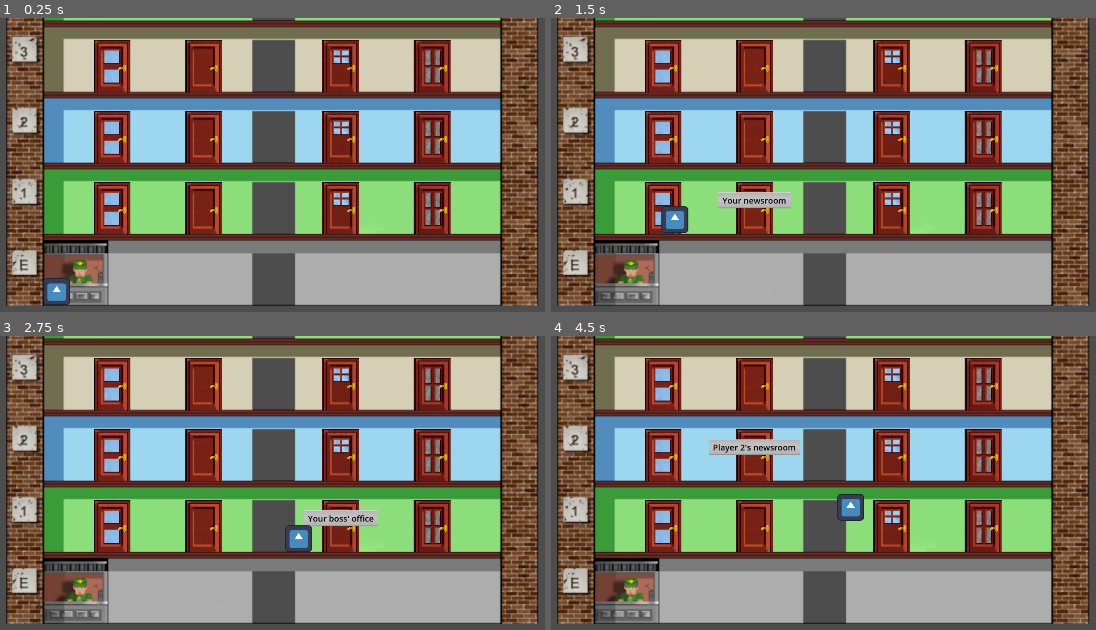
Above: before the commit, frames 1-4 (two rows, left to right).
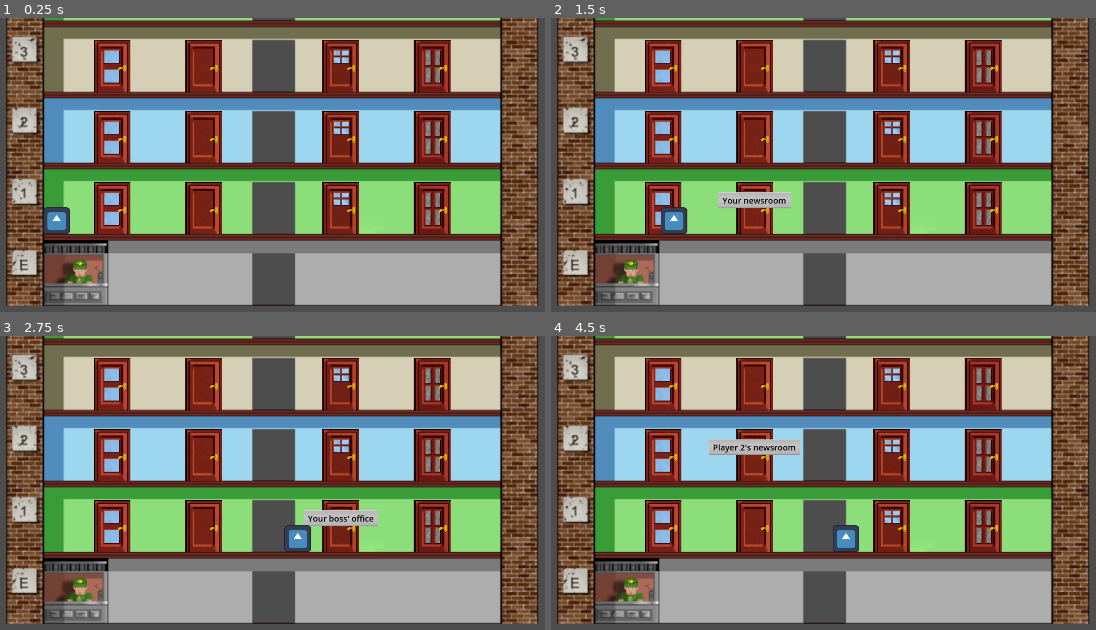
Above: after the commit, the same moments.

Repository: Gitter-MI/4.3-test-project
Game: Godot game, scene res://Main.tscn
The game is run twice, just before and just after one commit, with the same random seed, the same clock (stepped at 60 frames per second) and the same inputs. The engine's default icon, where the game draws it, is replaced by a stand-in: a white triangle on a blue panel in a dark square.
Inputs (mouse positions are in pixels of both pictures, inside the frame that each line leads up to):
- Up to frame 1 (0.25 s): no input
- Up to frame 2 (1.5 s): tap Enter at 0.5 s; move the mouse to (665, 209) at 0.52 s; click (665, 209) at 0.67 s; move the mouse to (752, 209) at 1.27 s; click (752, 209) at 1.42 s
- Up to frame 3 (2.75 s): move the mouse to (343, 527) at 2.02 s; click (343, 527) at 2.17 s
- Up to frame 4 (4.5 s): move the mouse to (981, 527) at 2.77 s; click (981, 527) at 2.92 s; move the mouse to (665, 456) at 3.52 s; click (665, 456) at 3.67 s; move the mouse to (752, 456) at 4.27 s; click (752, 456) at 4.42 s

The runs differ from the first frame. In frame 1, 0.9% of the frame differs, in the area x 7-13%, y 64-98%; in frame 2, 0.2%; in frame 3, 0.1%; in frame 4, 0.8%.

Commit message:
player behavior base

Diff:
--- a/player.gd
+++ b/player.gd
@@ -1,8 +1,11 @@
-# player.gd
 extends Node2D
 
 var target_position: Vector2
-var speed: float = 400.0  # Adjust the speed as needed
+var stored_target_position: Vector2 = Vector2.ZERO  # Changed from `null` to `Vector2.ZERO`
+var has_stored_position: bool = false              # Added from the first script
+var target_floor_number: int = -1
+var current_floor_number: int = -1
+var speed: float = 400.0
 
 func _ready():
 	set_initial_position()
@@ -10,15 +13,13 @@
 	target_position = global_position
 
 func set_initial_position():
-	# Find floor 0 from the "floors" group
+	# Find floor 1 from the "floors" group
 	var floors = get_tree().get_nodes_in_group("floors")
 	for building_floor in floors:
-		if building_floor.floor_number == 0:
-			# Get collision bounds of floor 0
+		if building_floor.floor_number == 1:
+			# Get collision bounds of floor 1
 			var edges = get_collision_bounds(building_floor)
 			var left_edge_x = edges.left
-			var _right_edge_x = edges.right
-			var _top_edge_y = edges.top
 			var bottom_edge_y = edges.bottom
 
 			# Get the player's sprite dimensions
@@ -27,10 +28,12 @@
 
 			# Set the player's starting position
 			global_position = Vector2(
-				left_edge_x + sprite_width / 2,  # Align left edge of sprite with left edge of collision area
-				bottom_edge_y - sprite_height / 2   # Place bottom of sprite at top edge of collision area
+				left_edge_x + sprite_width / 2,
+				bottom_edge_y - sprite_height / 2
 			)
-			# Break the loop once floor 0 is found and position is set
+			# Set the current floor number
+			current_floor_number = building_floor.floor_number
+			# Break the loop once floor 1 is found and position is set
 			break
 
 func get_collision_bounds(building_floor):
@@ -70,13 +73,49 @@
 	elif click_position.x > edges.right - sprite_width / 2:
 		adjusted_x = edges.right - sprite_width / 2
 
-	# The y-position is set to align the bottom of the sprite with the top edge of the collision area
+	# The y-position is set to align the bottom of the sprite with the floor
 	var adjusted_y = edges.bottom - sprite_height / 2
 
 	return Vector2(adjusted_x, adjusted_y)
 
+func get_current_floor():
+	# Create the physics query
+	var query = PhysicsPointQueryParameters2D.new()
+	query.position = global_position
+	query.collision_mask = 1
+	query.collide_with_areas = true  # Detect Area2D nodes
+	query.collide_with_bodies = false  # We only want to detect areas
+
+	# Get the physics state and perform the intersection test
+	var space_state = get_world_2d().direct_space_state
+	var results = space_state.intersect_point(query)
+
+	# Check if we're on any floor areas
+	if results.size() > 0:
+		for result in results:
+			if result.collider.is_in_group("floors"):
+				return result.collider  # Return the current floor node
+	return null  # Not on any floor
+
+func get_elevator_position(building_floor):
+	var edges = get_collision_bounds(building_floor)
+	var center_x = (edges.left + edges.right) / 2
+
+	# The y-position aligns the bottom of the sprite with the floor
+	var sprite_height = $Sprite2D.texture.get_height() * $Sprite2D.scale.y
+	var adjusted_y = edges.bottom - sprite_height / 2
+
+	return Vector2(center_x, adjusted_y)
+
 func _process(delta):
-	# Only move the player if the target position is different from the current position
+	# Update current floor number
+	var current_floor = get_current_floor()
+	if current_floor:
+		current_floor_number = current_floor.floor_number
+	else:
+		current_floor_number = -1
+
+	# Move the player towards the target position
 	if global_position != target_position:
 		# Calculate the direction vector to the target position
 		var direction = (target_position - global_position).normalized()
@@ -88,6 +127,21 @@
 		else:
 			global_position = target_position  # Snap to the target position when close enough
 
+			# Check if we have arrived at the elevator position
+			if has_stored_position:  # Changed from `stored_target_position != null`
+				# If at elevator position on current floor, simulate moving to target floor
+				if current_floor and target_position == get_elevator_position(current_floor):
+					# Move player to the elevator position on target floor
+					var floors = get_tree().get_nodes_in_group("floors")
+					for building_floor in floors:
+						if building_floor.floor_number == target_floor_number:
+							var elevator_pos = get_elevator_position(building_floor)
+							global_position = elevator_pos
+							# Update target position to stored target position
+							target_position = stored_target_position
+							has_stored_position = false  # Changed from setting `stored_target_position` to null
+							break
+
 func _input(event):
 	# Detect mouse click events
 	if event is InputEventMouseButton and event.button_index == MOUSE_BUTTON_LEFT and event.pressed:
@@ -95,7 +149,7 @@
 		var query = PhysicsPointQueryParameters2D.new()
 		query.position = event.position
 		query.collision_mask = 1
-		query.collide_with_areas = true  # Important! Detect Area2D nodes
+		query.collide_with_areas = true  # Detect Area2D nodes
 		query.collide_with_bodies = false  # We only want to detect areas
 
 		# Get the physics state and perform the intersection test
@@ -103,14 +157,35 @@
 		var results = space_state.intersect_point(query)
 
 		# Check if we hit any floor areas
-		var floor_clicked = false
 		if results.size() > 0:
+			var building_floor = null
 			for result in results:
 				if result.collider.is_in_group("floors"):
-					floor_clicked = true
-					var building_floor = result.collider
-					# Adjust the click position
-					target_position = adjust_click_position(building_floor, event.position)
-					break
-		if not floor_clicked:
-			print("outside area")
+					building_floor = result.collider
+					break  # Found the clicked floor
+
+			if building_floor:
+				var clicked_floor_number = building_floor.floor_number
+				var adjusted_click_position = adjust_click_position(building_floor, event.position)
+				var current_floor = get_current_floor()
+
+				if current_floor and current_floor.floor_number == clicked_floor_number:
+					# Adjust the click position as usual
+					target_position = adjusted_click_position
+					has_stored_position = false  # Changed from setting `stored_target_position` to null
+					target_floor_number = -1  # Reset target floor
+				else:
+					# Store the target position and floor number for later
+					stored_target_position = adjusted_click_position
+					has_stored_position = true  # Changed from checking `stored_target_position != null`
+					target_floor_number = clicked_floor_number
+
+					# Compute elevator position on current floor
+					if current_floor:
+						target_position = get_elevator_position(current_floor)
+					else:
+						print("Player is not on any floor.")
+			else:
+				print("Clicked outside of any floor area.")
+		else:
+			print("Clicked outside of any floor area.")
